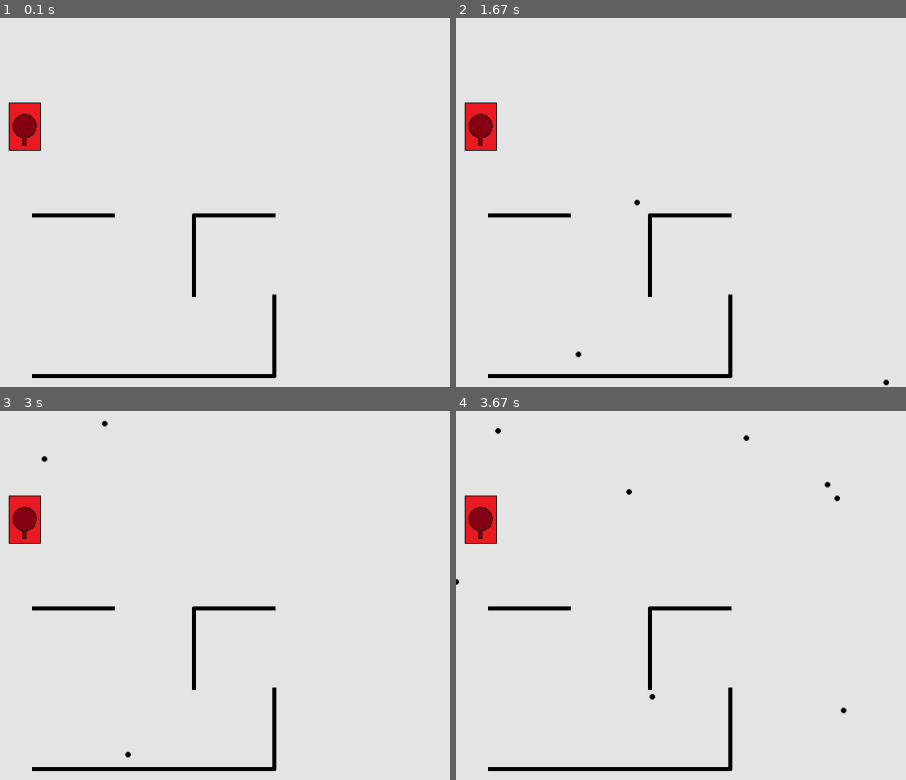
Above: before the commit, frames 1-4 (two rows, left to right).
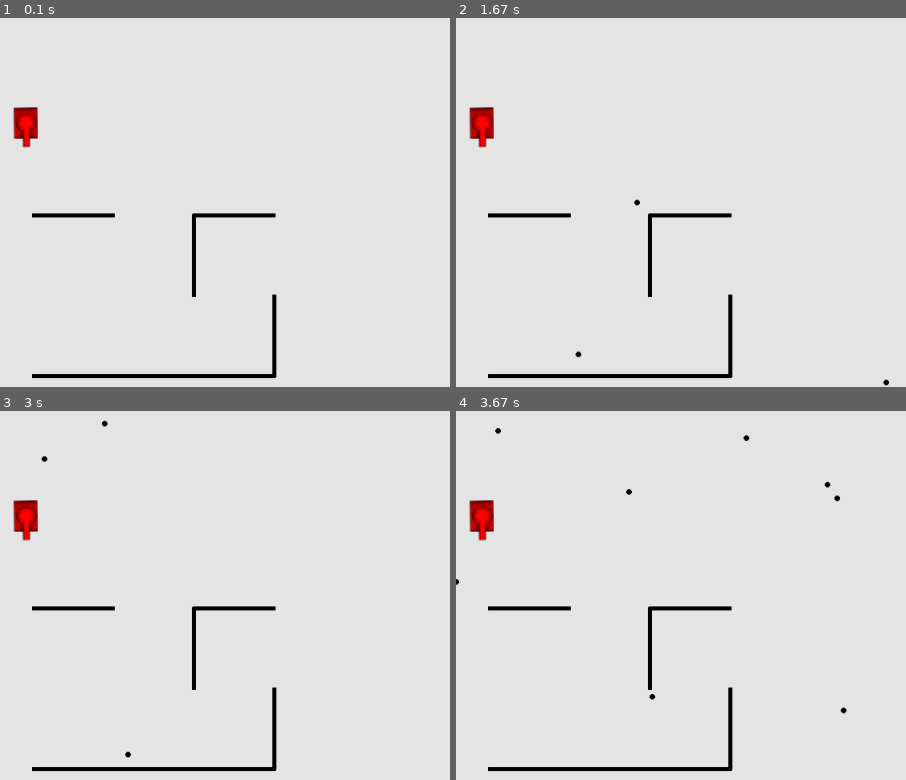
Above: after the commit, the same moments.

Repository: LankinMikhail/PyGame-project
Game: pygame game, started from Main.py
The game is run twice, just before and just after one commit, with the same random seed, the same clock (stepped at 60 frames per second) and the same inputs.
Inputs (mouse positions are % of the whole screen's width and height, from its top left):
- Up to frame 1 (0.1 s): no input
- Up to frame 2 (1.67 s): click (50, 50) at 0.38 s; click (60, 72) at 0.72 s; click (19, 35) at 1.05 s; click (87, 85) at 1.38 s
- Up to frame 3 (3 s): click (52, 17) at 1.72 s; click (45, 76) at 2.05 s; click (47, 33) at 2.38 s; click (36, 29) at 2.72 s
- Up to frame 4 (3.67 s): click (76, 41) at 3.05 s; click (81, 48) at 3.38 s
The pictures show only the part of the screen within x 42-92%, y 40-90%; the shares and areas given below are measured in that part.

The runs differ from the first frame. In frame 1, 0.9% of the frame differs, in the area x 1-10%, y 22-37%; in frame 2, 0.9%; in frame 3, 0.9%; in frame 4, 0.9%.

Commit message:
практически все

Diff:
--- a/Collision/Player.py
+++ b/Collision/Player.py
@@ -30,7 +30,7 @@
         angle = round(self.angle)
         center = self.center()
         texture = pygame.transform.rotate(pygame.transform.scale(load_image(os.path.dirname(__file__)[:-10]
-                                                                            + "\\Assets\\тест_модель.png"),
+                                                                            + "\\Assets\\танк1.png"),
                                                                  (self.width, self.height)), angle + 180)
         self.rect = texture.get_rect()
         self.rect.x = round(self.x - center[0])
--- /dev/null
+++ b/Logic/generator.py
@@ -0,0 +1,21 @@
+import random
+
+
+def generation(widht, height):
+    walls = ["R", "D", "R", "D", "R", "D", "R", "D", "R", "D", "R", "D", "R", "D", "R", "D", ""]
+    wallsR = ["R", ""]
+    wallsD = ["D", ""]
+    level1 = []
+    lst = []
+    for j in range(widht):
+        lst.append(random.choice(wallsD))
+    level1.append(lst)
+    for i in range(height):
+        lst = []
+        for j in range(widht):
+            lst.append(random.choice(walls))
+        lst[-1] = ""
+        lst[0] = random.choice(wallsR)
+        level1.append(lst)
+    level1.append([""] * widht)
+    return level1
--- a/menu.py
+++ b/Logic/menu.py
@@ -1,29 +1,33 @@
 import pygame
 import sys
-import random
+import os
 
 from pygame import MOUSEMOTION
+from Collision.Bullet import load_image
 
 FPS = 120
+
 
 def terminate():
     pygame.quit()
     sys.exit()
+
 
 def fourty_screen(cnt):
     fr_screen = pygame.display.set_mode((1000, 800))
     screen.blit(fr_screen, (0, 0))
     back_button = (0, 725, 140, 800)
-    anim1_deactivate = [pygame.image.load('im11.PNG'), pygame.image.load("im12.PNG")]
-    anim2_deactivate = [pygame.image.load("im21.PNG"), pygame.image.load("im22.PNG")]
-    anim3_deactivate = [pygame.image.load("im31.PNG"), pygame.image.load("im32.PNG")]
-    anim4_deactivate = [pygame.image.load("im41.PNG"), pygame.image.load("im42.PNG")]
-    anim1_activate = [pygame.image.load("im13.PNG")]
-    anim2_activate = [pygame.image.load("im23.PNG")]
-    anim3_activate = [pygame.image.load("im33.PNG")]
-    anim4_activate = [pygame.image.load("im43.PNG")]
-    anim2_activate_2x2 = [pygame.image.load("im24.PNG")]
-    anim3_activate_2x2 = [pygame.image.load("im34.PNG")]
+    way = os.path.dirname(__file__)[:-6] + "/Assets/"
+    anim1_deactivate = [load_image(way + 'im11.PNG'), load_image(way + "im12.PNG")]
+    anim2_deactivate = [load_image(way + "im21.PNG"), load_image(way + "im22.PNG")]
+    anim3_deactivate = [load_image(way + "im31.PNG"), load_image(way + "im32.PNG")]
+    anim4_deactivate = [load_image(way + "im41.PNG"), load_image(way + "im42.PNG")]
+    anim1_activate = [load_image(way + "im13.PNG")]
+    anim2_activate = [load_image(way + "im23.PNG")]
+    anim3_activate = [load_image(way + "im33.PNG")]
+    anim4_activate = [load_image(way + "im43.PNG")]
+    anim2_activate_2x2 = [load_image(way + "im24.PNG")]
+    anim3_activate_2x2 = [load_image(way + "im34.PNG")]
     flag1 = False
     flag2 = False
     flag3 = False
@@ -66,21 +70,19 @@
                 if flag4:
                     anim4 = anim4_activate
             if event.type == MOUSEMOTION and (
-                    event.pos[0] >= back_button[0] and event.pos[1] >= back_button[1] and event.pos[0] <=
-                    back_button[2] and event.pos[1] <= back_button[3]):
+                    back_button[0] <= event.pos[0] <= back_button[2] and
+                    back_button[1] <= event.pos[1] <= back_button[3]):
                 flag5 = True
 
             elif event.type == MOUSEMOTION and not (
-                    event.pos[0] >= back_button[0] and event.pos[1] >= back_button[1] and event.pos[0] <=
-                    back_button[2] and event.pos[1] <= back_button[3]):
+                    back_button[0] <= event.pos[0] <= back_button[2] and
+                    back_button[1] <= event.pos[1] <= back_button[3]):
                 flag5 = False
             if event.type == pygame.QUIT:
                 terminate()
             elif (event.type == pygame.MOUSEBUTTONDOWN and
-                  (event.pos[0] >= back_button[0] and
-                   event.pos[1] >= back_button[1] and
-                   event.pos[0] <= back_button[2] and
-                   event.pos[1] <= back_button[3])):
+                  (back_button[0] <= event.pos[0] <= back_button[2] and
+                   back_button[1] <= event.pos[1] <= back_button[3])):
                 return False
             if int(cnt) == 2 and flag1 and flag2:
                 f = True
@@ -151,76 +153,68 @@
         bc_pos_text = (410, 510)
         for event in pygame.event.get():
             if event.type == MOUSEMOTION and (
-                    event.pos[0] >= small_level[0] and event.pos[1] >= small_level[1] and event.pos[0] <=
-                    small_level[2] and event.pos[1] <= small_level[3]):
+                    small_level[0] <= event.pos[0] <= small_level[2] and
+                    small_level[1] <= event.pos[1] <= small_level[3]):
                 flag1 = True
 
             elif event.type == MOUSEMOTION and not (
-                    event.pos[0] >= small_level[0] and event.pos[1] >= small_level[1] and event.pos[0] <=
-                    small_level[2] and event.pos[1] <= small_level[3]):
+                    small_level[0] <= event.pos[0] <= small_level[2] and
+                    small_level[1] <= event.pos[1] <= small_level[3]):
                 flag1 = False
 
             if event.type == MOUSEMOTION and (
-                    event.pos[0] >= medium_level[0] and event.pos[1] >= medium_level[1] and event.pos[0] <=
-                    medium_level[2] and event.pos[1] <= medium_level[3]):
+                    medium_level[0] <= event.pos[0] <= medium_level[2] and
+                    medium_level[1] <= event.pos[1] <= medium_level[3]):
                 flag2 = True
 
             elif event.type == MOUSEMOTION and not (
-                    event.pos[0] >= medium_level[0] and event.pos[1] >= medium_level[1] and event.pos[0] <=
-                    medium_level[2] and event.pos[1] <= medium_level[3]):
+                    medium_level[0] <= event.pos[0] <= medium_level[2] and
+                    medium_level[1] <= event.pos[1] <= medium_level[3]):
                 flag2 = False
 
             if event.type == MOUSEMOTION and (
-                    event.pos[0] >= large_level[0] and event.pos[1] >= large_level[1] and event.pos[0] <=
-                    large_level[2] and event.pos[1] <= large_level[3]):
+                    large_level[0] <= event.pos[0] <= large_level[2] and
+                    large_level[1] <= event.pos[1] <= large_level[3]):
                 flag3 = True
 
             elif event.type == MOUSEMOTION and not (
-                    event.pos[0] >= large_level[0] and event.pos[1] >= large_level[1] and event.pos[0] <=
-                    large_level[2] and event.pos[1] <= large_level[3]):
+                    large_level[0] <= event.pos[0] <= large_level[2] and
+                    large_level[1] <= event.pos[1] <= large_level[3]):
                 flag3 = False
 
             if event.type == MOUSEMOTION and (
-                    event.pos[0] >= back_button[0] and event.pos[1] >= back_button[1] and event.pos[0] <=
-                    back_button[2] and event.pos[1] <= back_button[3]):
+                    back_button[0] <= event.pos[0] <= back_button[2] and
+                    back_button[1] <= event.pos[1] <= back_button[3]):
                 flag4 = True
 
             elif event.type == MOUSEMOTION and not (
-                    event.pos[0] >= back_button[0] and event.pos[1] >= back_button[1] and event.pos[0] <=
-                    back_button[2] and event.pos[1] <= back_button[3]):
+                    back_button[0] <= event.pos[0] <= back_button[2] and
+                    back_button[1] <= event.pos[1] <= back_button[3]):
                 flag4 = False
 
             if event.type == pygame.QUIT:
                 terminate()
             elif (event.type == pygame.MOUSEBUTTONDOWN and
-                  (event.pos[0] >= small_level[0] and
-                   event.pos[1] >= small_level[1] and
-                   event.pos[0] <= small_level[2] and
-                   event.pos[1] <= small_level[3])):
+                  (small_level[0] <= event.pos[0] <= small_level[2] and
+                   small_level[1] <= event.pos[1] <= small_level[3])):
                 ans = fourty_screen(cnt)
                 if ans:
                     return "small"
             elif (event.type == pygame.MOUSEBUTTONDOWN and
-                  (event.pos[0] >= medium_level[0] and
-                   event.pos[1] >= medium_level[1] and
-                   event.pos[0] <= medium_level[2] and
-                   event.pos[1] <= medium_level[3])):
+                  (medium_level[0] <= event.pos[0] <= medium_level[2] and
+                   medium_level[1] <= event.pos[1] <= medium_level[3])):
                 ans = fourty_screen(cnt)
                 if ans:
                     return "medium"
             elif (event.type == pygame.MOUSEBUTTONDOWN and
-                  (event.pos[0] >= large_level[0] and
-                   event.pos[1] >= large_level[1] and
-                   event.pos[0] <= large_level[2] and
-                   event.pos[1] <= large_level[3])):
+                  (large_level[0] <= event.pos[0] <= large_level[2] and
+                   large_level[1] <= event.pos[1] <= large_level[3])):
                 ans = fourty_screen(cnt)
                 if ans:
                     return "large"
             elif (event.type == pygame.MOUSEBUTTONDOWN and
-                  (event.pos[0] >= back_button[0] and
-                   event.pos[1] >= back_button[1] and
-                   event.pos[0] <= back_button[2] and
-                   event.pos[1] <= back_button[3])):
+                  (back_button[0] <= event.pos[0] <= back_button[2] and
+                   back_button[1] <= event.pos[1] <= back_button[3])):
                 return "back"
         if flag1:
             sm_f = pygame.font.SysFont('Times New Roman', 70)
@@ -245,6 +239,7 @@
         pygame.display.flip()
         clock.tick(FPS)
 
+
 def second_screen():
     sec_screen = pygame.display.set_mode((1000, 800))
     screen.blit(sec_screen, (0, 0))
@@ -252,7 +247,7 @@
     mode_button3 = (250, 380, 475, 490)
     mode_button4 = (475, 380, 700, 490)
     mode_button2x2 = (700, 380, 925, 490)
-    quit_button =  (360, 490, 580, 615)
+    quit_button = (360, 490, 580, 615)
     flag1 = False
     flag2 = False
     flag3 = False
@@ -276,80 +271,90 @@
         pos_text4 = (730, 405)
         pos_text5 = (410, 510)
         for event in pygame.event.get():
-            if event.type == MOUSEMOTION and (event.pos[0] >= mode_button2[0] and event.pos[1] >= mode_button2[1] and event.pos[0] <= mode_button2[2] and event.pos[1] <= mode_button2[3]):
+            if event.type == MOUSEMOTION and (
+                    mode_button2[0] <= event.pos[0] <= mode_button2[2] and mode_button2[1] <= event.pos[1] <=
+                    mode_button2[3]):
                 flag1 = True
 
-            elif event.type == MOUSEMOTION and not (event.pos[0] >= mode_button2[0] and event.pos[1] >= mode_button2[1] and event.pos[0] <= mode_button2[2] and event.pos[1] <= mode_button2[3]):
+            elif event.type == MOUSEMOTION and not (
+                    mode_button2[0] <= event.pos[0] <= mode_button2[2] and mode_button2[1] <= event.pos[1] <=
+                    mode_button2[3]):
                 flag1 = False
 
-            if event.type == MOUSEMOTION and (event.pos[0] >= mode_button3[0] and event.pos[1] >= mode_button3[1] and event.pos[0] <= mode_button3[2] and event.pos[1] <= mode_button3[3]):
+            if event.type == MOUSEMOTION and (
+                    mode_button3[0] <= event.pos[0] <= mode_button3[2] and mode_button3[1] <= event.pos[1] <=
+                    mode_button3[3]):
                 flag2 = True
 
-            elif event.type == MOUSEMOTION and not (event.pos[0] >= mode_button3[0] and event.pos[1] >= mode_button3[1] and event.pos[0] <= mode_button3[2] and event.pos[1] <= mode_button3[3]):
+            elif event.type == MOUSEMOTION and not (
+                    mode_button3[0] <= event.pos[0] <= mode_button3[2] and mode_button3[1] <= event.pos[1] <=
+                    mode_button3[3]):
                 flag2 = False
 
-            if event.type == MOUSEMOTION and (event.pos[0] >= mode_button4[0] and event.pos[1] >= mode_button4[1] and event.pos[0] <= mode_button4[2] and event.pos[1] <= mode_button4[3]):
+            if event.type == MOUSEMOTION and (
+                    mode_button4[0] <= event.pos[0] <= mode_button4[2] and mode_button4[1] <= event.pos[1] <=
+                    mode_button4[3]):
                 flag3 = True
 
-            elif event.type == MOUSEMOTION and not (event.pos[0] >= mode_button4[0] and event.pos[1] >= mode_button4[1] and event.pos[0] <= mode_button4[2] and event.pos[1] <= mode_button4[3]):
+            elif event.type == MOUSEMOTION and not (
+                    mode_button4[0] <= event.pos[0] <= mode_button4[2] and mode_button4[1] <= event.pos[1] <=
+                    mode_button4[3]):
                 flag3 = False
 
-            if event.type == MOUSEMOTION and (event.pos[0] >= mode_button2x2[0] and event.pos[1] >= mode_button2x2[1] and event.pos[0] <= mode_button2x2[2] and event.pos[1] <= mode_button2x2[3]):
+            if event.type == MOUSEMOTION and (
+                    mode_button2x2[0] <= event.pos[0] <= mode_button2x2[2] and mode_button2x2[1] <= event.pos[1] <=
+                    mode_button2x2[3]):
                 flag4 = True
 
-            elif event.type == MOUSEMOTION and not (event.pos[0] >= mode_button2x2[0] and event.pos[1] >= mode_button2x2[1] and event.pos[0] <= mode_button2x2[2] and event.pos[1] <= mode_button2x2[3]):
+            elif event.type == MOUSEMOTION and not (
+                    mode_button2x2[0] <= event.pos[0] <= mode_button2x2[2] and mode_button2x2[1] <= event.pos[1] <=
+                    mode_button2x2[3]):
                 flag4 = False
 
-            if event.type == MOUSEMOTION and (event.pos[0] >= quit_button[0] and event.pos[1] >= quit_button[1] and event.pos[0] <= quit_button[2] and event.pos[1] <= quit_button[3]):
+            if event.type == MOUSEMOTION and (
+                    quit_button[0] <= event.pos[0] <= quit_button[2] and
+                    quit_button[1] <= event.pos[1] <= quit_button[3]):
                 flag5 = True
 
-            elif event.type == MOUSEMOTION and not (event.pos[0] >= quit_button[0] and event.pos[1] >= quit_button[1] and event.pos[0] <= quit_button[2] and event.pos[1] <= quit_button[3]):
+            elif event.type == MOUSEMOTION and not (
+                    quit_button[0] <= event.pos[0] <= quit_button[2] and
+                    quit_button[1] <= event.pos[1] <= quit_button[3]):
                 flag5 = False
 
             if event.type == pygame.QUIT:
                 terminate()
 
             elif (event.type == pygame.MOUSEBUTTONDOWN and
-                  (event.pos[0] >= mode_button2[0] and
-                   event.pos[1] >= mode_button2[1] and
-                   event.pos[0] <= mode_button2[2] and
-                   event.pos[1] <= mode_button2[3])):
+                  (mode_button2[0] <= event.pos[0] <= mode_button2[2] and
+                   mode_button2[1] <= event.pos[1] <= mode_button2[3])):
                 ans = third_screen("2")
                 if ans != "back":
                     return ["2", ans]
 
             elif (event.type == pygame.MOUSEBUTTONDOWN and
-                  (event.pos[0] >= mode_button3[0] and
-                   event.pos[1] >= mode_button3[1] and
-                   event.pos[0] <= mode_button3[2] and
-                   event.pos[1] <= mode_button3[3])):
+                  (mode_button3[0] <= event.pos[0] <= mode_button3[2] and
+                   mode_button3[1] <= event.pos[1] <= mode_button3[3])):
                 ans = third_screen("3")
                 if ans != "back":
                     return ["3", ans]
 
             elif (event.type == pygame.MOUSEBUTTONDOWN and
-                  (event.pos[0] >= mode_button4[0] and
-                   event.pos[1] >= mode_button4[1] and
-                   event.pos[0] <= mode_button4[2] and
-                   event.pos[1] <= mode_button4[3])):
+                  (mode_button4[0] <= event.pos[0] <= mode_button4[2] and
+                   mode_button4[1] <= event.pos[1] <= mode_button4[3])):
                 ans = third_screen("4")
                 if ans != "back":
                     return ["4", ans]
 
             elif (event.type == pygame.MOUSEBUTTONDOWN and
-                  (event.pos[0] >= mode_button2x2[0] and
-                   event.pos[1] >= mode_button2x2[1] and
-                   event.pos[0] <= mode_button2x2[2] and
-                   event.pos[1] <= mode_button2x2[3])):
+                  (mode_button2x2[0] <= event.pos[0] <= mode_button2x2[2] and
+                   mode_button2x2[1] <= event.pos[1] <= mode_button2x2[3])):
                 ans = third_screen("2x2")
                 if ans != "back":
                     return ["2x2", ans]
 
             elif (event.type == pygame.MOUSEBUTTONDOWN and
-                  (event.pos[0] >= quit_button[0] and
-                   event.pos[1] >= quit_button[1] and
-                   event.pos[0] <= quit_button[2] and
-                   event.pos[1] <= quit_button[3])):
+                  (quit_button[0] <= event.pos[0] <= quit_button[2] and
+                   quit_button[1] <= event.pos[1] <= quit_button[3])):
                 terminate()
         if flag1:
             f1 = pygame.font.SysFont('Times New Roman', 60)
@@ -382,6 +387,7 @@
         sec_screen.blit(text5, pos_text5)
         pygame.display.flip()
         clock.tick(FPS)
+
 
 def start_screen():
     st_screen = pygame.display.set_mode((1000, 800))
@@ -399,31 +405,35 @@
         pos_text = (270, 345)
         pos_q = (390, 475)
         for event in pygame.event.get():
-            if event.type == MOUSEMOTION and (event.pos[0] >= play_button_pos[0] and event.pos[1] >= play_button_pos[1] and event.pos[0] <= play_button_pos[2] and event.pos[1] <= play_button_pos[3]):
+            if event.type == MOUSEMOTION and (
+                    play_button_pos[0] <= event.pos[0] <= play_button_pos[2] and play_button_pos[1] <= event.pos[1] <=
+                    play_button_pos[3]):
                 f1 = True
 
-            elif event.type == MOUSEMOTION and not (event.pos[0] >= play_button_pos[0] and event.pos[1] >= play_button_pos[1] and event.pos[0] <= play_button_pos[2] and event.pos[1] <= play_button_pos[3]):
+            elif event.type == MOUSEMOTION and not (
+                    play_button_pos[0] <= event.pos[0] <= play_button_pos[2] and play_button_pos[1] <= event.pos[1] <=
+                    play_button_pos[3]):
                 f1 = False
 
-            if event.type == MOUSEMOTION and (event.pos[0] >= quit_button_pos[0] and event.pos[1] >= quit_button_pos[1] and event.pos[0] <= quit_button_pos[2] and event.pos[1] <= quit_button_pos[3]):
+            if event.type == MOUSEMOTION and (
+                    quit_button_pos[0] <= event.pos[0] <= quit_button_pos[2] and quit_button_pos[1] <= event.pos[1] <=
+                    quit_button_pos[3]):
                 f2 = True
 
-            elif event.type == MOUSEMOTION and not (event.pos[0] >= quit_button_pos[0] and event.pos[1] >= quit_button_pos[1] and event.pos[0] <= quit_button_pos[2] and event.pos[1] <= quit_button_pos[3]):
+            elif event.type == MOUSEMOTION and not (
+                    quit_button_pos[0] <= event.pos[0] <= quit_button_pos[2] and quit_button_pos[1] <= event.pos[1] <=
+                    quit_button_pos[3]):
                 f2 = False
 
             if event.type == pygame.QUIT:
                 terminate()
             elif (event.type == pygame.MOUSEBUTTONDOWN and
-                  (event.pos[0] >= play_button_pos[0] and
-                   event.pos[1] >= play_button_pos[1] and
-                   event.pos[0] <= play_button_pos[2] and
-                   event.pos[1] <= play_button_pos[3])):
+                  (play_button_pos[0] <= event.pos[0] <= play_button_pos[2] and
+                   play_button_pos[1] <= event.pos[1] <= play_button_pos[3])):
                 return True
             elif (event.type == pygame.MOUSEBUTTONDOWN and
-                  (event.pos[0] >= quit_button_pos[0] and
-                   event.pos[1] >= quit_button_pos[1] and
-                   event.pos[0] <= quit_button_pos[2] and
-                   event.pos[1] <= quit_button_pos[3])):
+                  (quit_button_pos[0] <= event.pos[0] <= quit_button_pos[2] and
+                   quit_button_pos[1] <= event.pos[1] <= quit_button_pos[3])):
                 terminate()
         if f1:
             f = pygame.font.SysFont('Times New Roman', 120)
--- a/Main.py
+++ b/Main.py
@@ -3,7 +3,6 @@
 import math
 from Collision.Board import Board
 from Collision.Bullet import Bullet, bullets, players
-from Collision.Border import horizontal_borders, vertical_borders
 from Collision.Player import Player
 
 
--- a/generator.py
+++ /dev/null
@@ -1,18 +0,0 @@
-import random
-
-walls = ["R", "D", "R", "D", "R", "D", "R", "D", "R", "D", "R", "D", "R", "D", "R", "D", ""]
-wallsR = ["R", ""]
-wallsD = ["D", ""]
-level1 = []
-lst = []
-for j in range(12):
-    lst.append(random.choice(wallsD))
-level1.append(lst)
-for i in range(7):
-    lst = []
-    for j in range(12):
-        lst.append(random.choice(walls))
-    lst[-1] = ""
-    lst[0] = random.choice(wallsR)
-    level1.append(lst)
-level1.append([""] * 12)
Binary file added: Assets/im11.PNG
Binary file added: Assets/im12.PNG
Binary file added: Assets/im13.PNG
Binary file added: Assets/im21.PNG
Binary file added: Assets/im22.PNG
Binary file added: Assets/im23.PNG
Binary file added: Assets/im24.PNG
Binary file added: Assets/im31.PNG
Binary file added: Assets/im32.PNG
Binary file added: Assets/im33.PNG
Binary file added: Assets/im34.PNG
Binary file added: Assets/im41.PNG
(and 10 more such lines)
